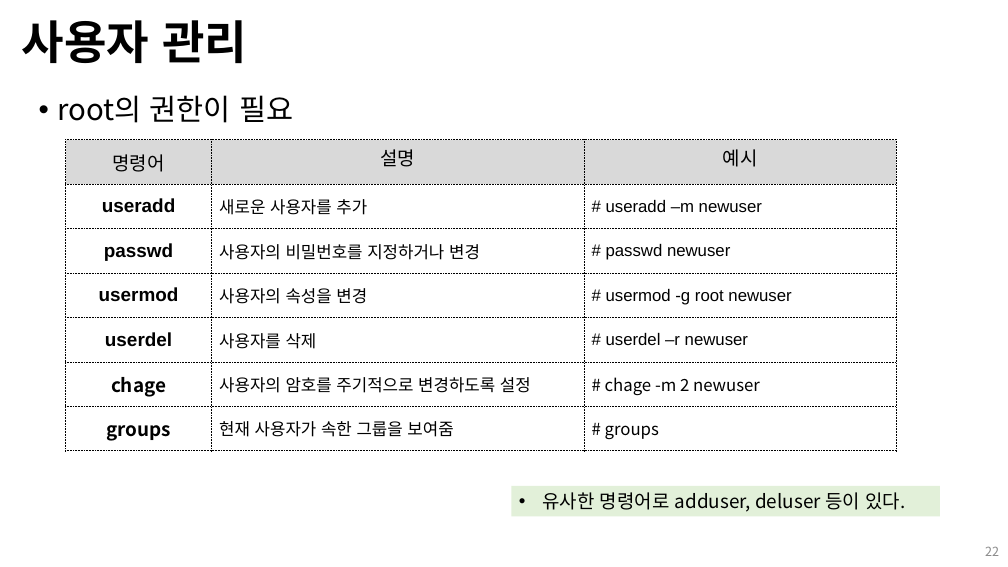
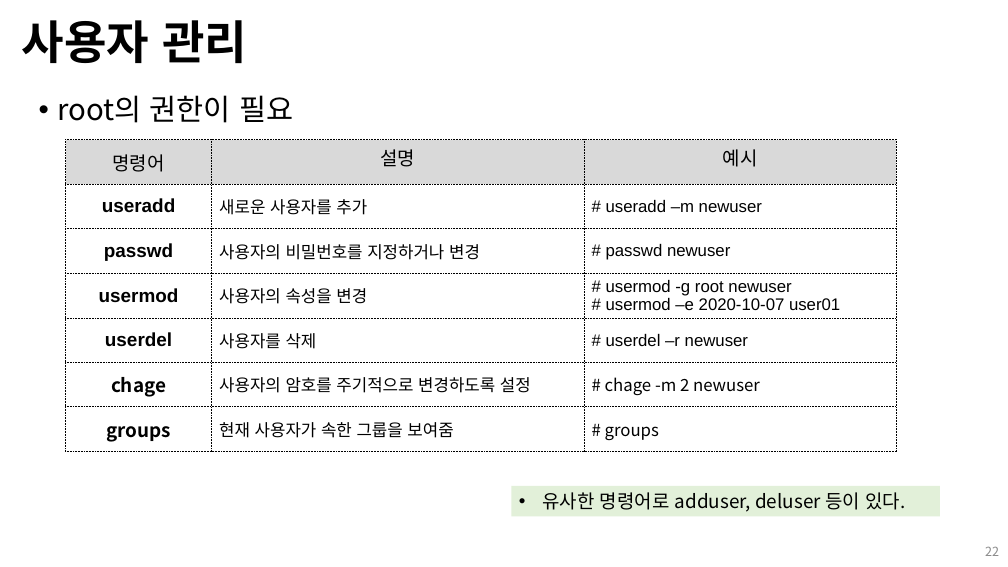
Before and after one commit to Open-Source-Programming/OpenSource-Lec, a slide deck: slide 22 of 05_linux2.pptx. Drawn at 1008x567 pixels with LibreOffice and Linux fonts; fonts in the diff are those of the drawing; background and template pictures are left out. Boxes give left, top, right and bottom in pixels: in the first picture for what was removed or moved away, otherwise in the second. Text is boxed around its words. In the diff, an @@ line names an element or a change of style, - is before the commit and + after.

```diff
--- a/05_linux2.pptx
+++ b/05_linux2.pptx
@@ table at box(66, 140, 897, 454) @@
-row 4, column 3: # usermod -g root newuser
+row 4, column 3: # usermod -g root newuser / # usermod –e 2020-10-07 user01
```
Also in this commit, not shown: 9 other slides changed, 2 slides added, 2 slides removed, 2 other files.
